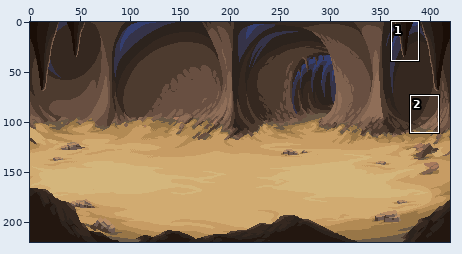
Edited in one commit: pixel-art file (assets_src/image/backgrounds/cave/cave_battlescreen_sand_background.ase). The first picture is a wide view before the edit; the outline marks the close-up.
Close-up. Before the commit:
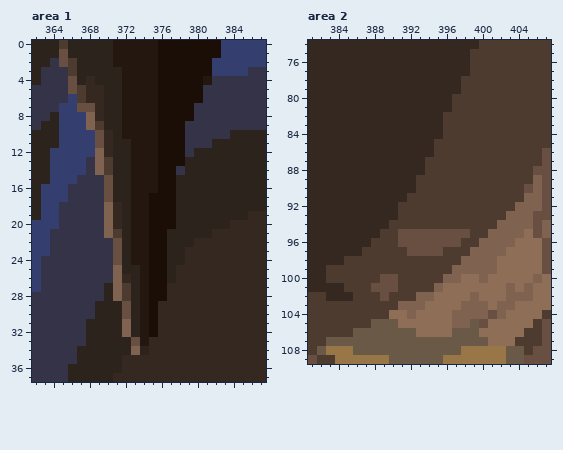
420x220 pixels, 1 frame. Colours within 5 levels of each other are drawn and written as one. Shown: area 1: x 362..387, y 0..37; area 2: x 381..407, y 74..109. The commit also changed other parts of the picture, which this record leaves out.
New version:
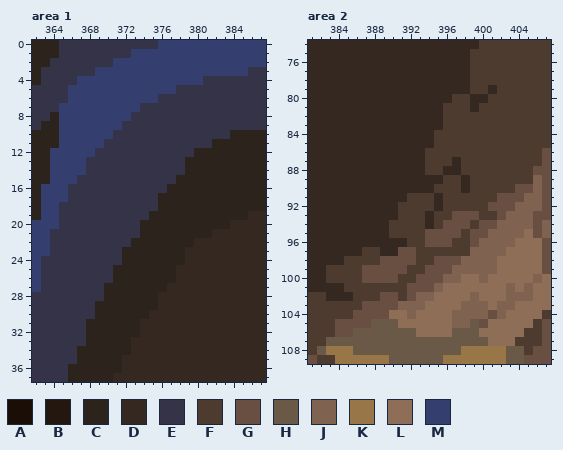
Palette (. is transparent): A #1a0e07  B #231710  C #2c231d  D #352820  E #353348  F #4d3b2f  G #684f41  H #6a5946  J #7f624f  K #987647  L #8f6e58  M #343e6f
Edits made:
layer "Layer 2" now hidden
Area 1:
y 0: x 365..382 FCCCCCBBBBBAAAAAAA -> EEEEEEEEEEEMMMMMMM
y 1: x 365..382 GCCCCCBBBBBAAAAAAA -> EEEEEEEEMMMMMMMMMM
y 2: x 365..381 GFCCCCBBBBBAAAAAA -> EEEEEEMMMMMMMMMMM
y 3: x 366..381 FCCCCCBBBBAAAAAA -> EEEMMMMMMMMMMMMM
y 4: x 366..381 GCDCCCBBBBAAAAAB -> EMMMMMMMMMMMMMME
y 5: x 366..380 GFDDCCBBBBAAAAA -> MMMMMMMMMMMMEEE
y 6: x 367..380 FDDCCBBBBAAAAA -> MMMMMMMMMEEEEE
y 7: x 367..379 GGDCCBBBBAAAA -> MMMMMMMEEEEEE
y 8: x 368..379 JDCCBBBBAAAA -> MMMMMEEEEEEE
y 9: x 368..378 JFCCBBBBAAA -> MMMMEEEEEEE
y 10: x 369..378 GDCBBBBAAA -> MMEEEEEEEE
y 11: x 369..378 GDCCBBBAAA -> MEEEEEEEEE
y 12: x 369..378 JDCCBBBAAA -> EEEEEEEEEE
y 13: x 369..378 JFCCBBBAAA -> EEEEEEEEEE
y 14: x 369..377 JFCCBBBAA -> EEEEEEEEE
y 15: x 370..377 GCCBBBAA -> EEEEEEEE
y 16: x 370..377 GCCBBBAA -> EEEEEEEC
y 17: x 370..377 GCCBBAAA -> EEEEEECC
y 18: x 370..377 JDCBBAAA -> EEEEEECC
y 19: x 370..377 JDCBBAAA -> EEEEECCC
y 20: x 370..377 JDCBBAAA -> EEEECCCC
y 21: x 370..376 JFCBBAA -> EEEECCC
y 22: x 371..376 GCBBAA -> EECCCC
y 23..24: x 371 G -> E; x 373..376 BBAA -> CCCC
y 25: x 371 J -> C; x 374..376 BAA -> CCC
y 26: x 371..372 JD -> CC; x 374..376 BAA -> CCC
y 27: x 371..372 JF -> CC; x 374..376 BAA -> CCC
y 28: x 371..372 JF -> CC; x 374..376 BAA -> CCD
y 29: x 372 G -> C; x 374..375 BA -> CC
y 30: x 372 G -> C; x 374..375 BA -> CD
y 31..32: x 372 J -> C; x 374..375 BA -> DD
y 33: x 373..374 GB -> DD
y 34: x 373..374 JC -> DD
Area 2, layer "Flattened":
y 78: x 398 F -> D
y 79: x 398 F -> D; x 401 F -> D
y 80: x 399..400 FF -> DD
y 81: x 396 D -> F; x 399 F -> D
y 84: x 395 D -> F
y 86: x 394 D -> F
y 87: x 397 F -> D
y 88: x 396..397 FF -> DD
y 89: x 393..395 FFF -> DDD; x 398 F -> D
y 90: x 393..394 FF -> DD; x 398 F -> D; x 404 F -> G
y 91: x 395 F -> D; x 402..404 FFF -> GGG
y 92: x 395 F -> D; x 401..403 FFF -> GGG
y 93: x 394 F -> D; x 397..399 FFF -> GGG; x 402 F -> G
y 94: x 394 F -> D; x 396..398 FFF -> GGG; x 400..401 FF -> GG
y 95: x 389 F -> D; x 391..393 GGG -> FFF; x 398..400 GFF -> FGG
y 96: x 388..393 FFFGGG -> DDDDFF; x 397 G -> F; x 399 F -> G
y 97: x 389..391 FFF -> DDG; x 393..395 GGG -> FFF
y 98: x 389..392 FFFF -> GGGG; x 395..397 FFF -> GGG
y 99: x 387..391 FFFFF -> GGGGG; x 394..396 FFF -> GGG
y 100: x 387..388 FF -> GG; x 393..395 FFF -> GGG
y 101: x 388..390 GGG -> FFF; x 392..394 FFF -> GGG
y 102: x 390 F -> G; x 392 F -> G
y 103: x 387..390 FFFF -> GGGG
y 104: x 386..389 FFFF -> GGGG
y 105: x 384..387 FFFF -> GGGG
y 106: x 384..385 FF -> GG
Boxes around the changes in both close-ups, in picture pixels (x1, y1, x2, y2):
changed: (59, 40, 221, 355)
changed: (335, 76, 524, 337)
